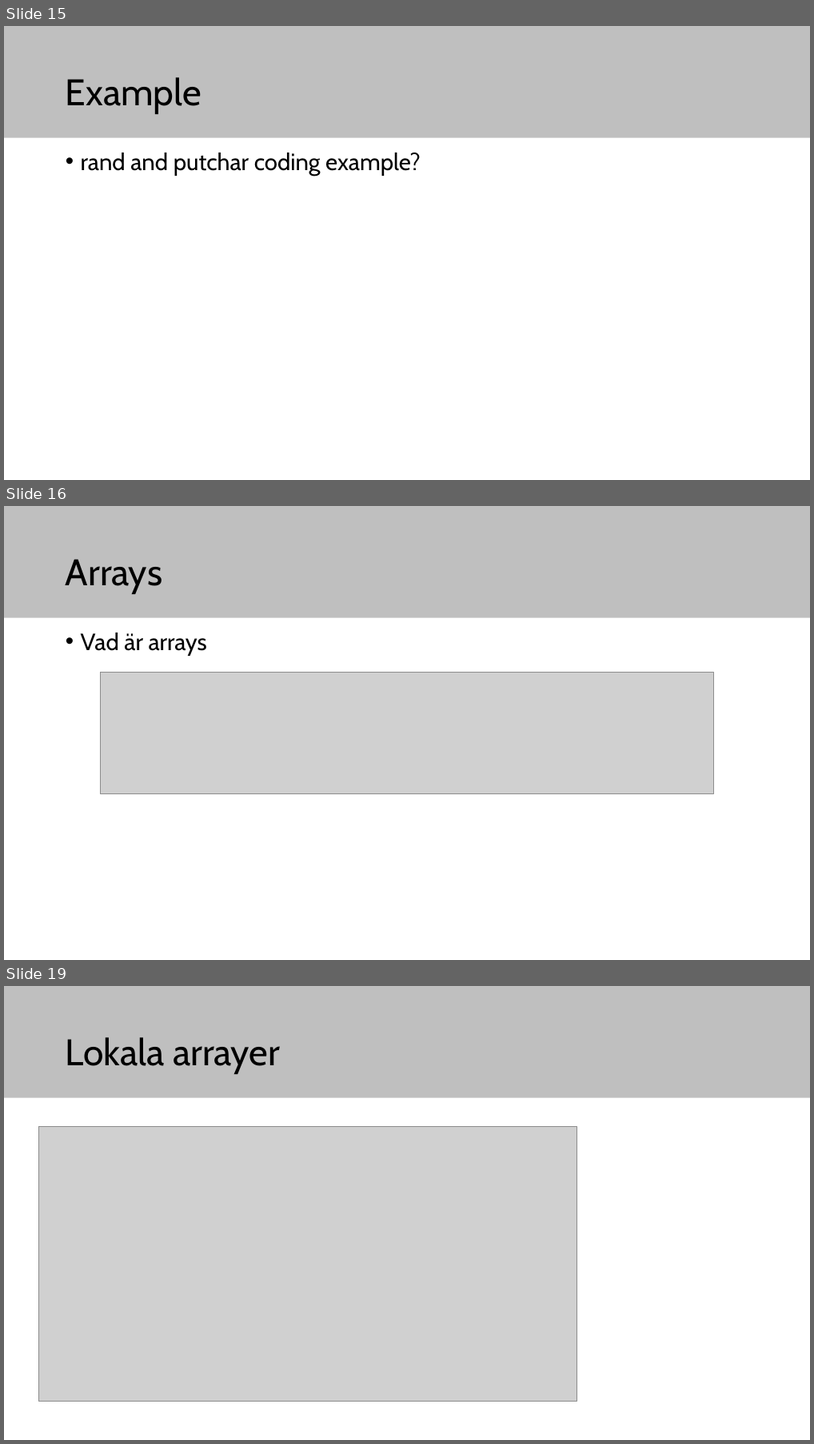
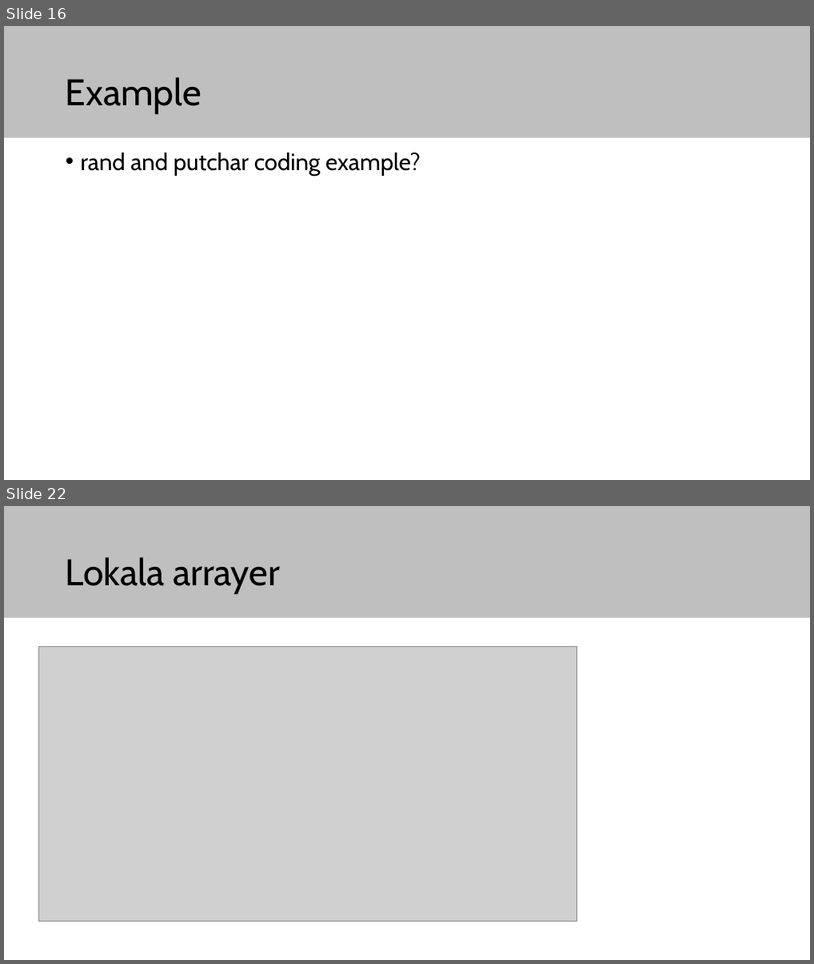
Before and after one commit to elias-at-chalmers/mop-lecture_notes-mirror, a slide deck: slides/lecture03-assembly2.pptx. Shown one above the other, each under a label of ours: slides 15, 16 and 19 before the commit, slides 16 and 22 after it; the slides between them are not shown. The pictures are 814x1444 and 814x964 pixels, drawn with LibreOffice and Linux fonts; fonts in the diff are those of the drawing; grey boxes stand for pictures. Boxes give left, top, right and bottom in pixels: in the first picture for what was removed or moved away, otherwise in the second. Text is boxed around its words. In the diff, an @@ line names an element or a change of style, - is before the commit and + after.

```diff
--- a/slides/lecture03-assembly2.pptx
+++ b/slides/lecture03-assembly2.pptx
@@ slide 16 removed at (4,506,810,960), background #FFFFFF; not listed: 1 template element that a slide beside it also shows @@
@@ title removed at (66,559,162,594) @@
-Arrays
@@ text removed at (81,632,207,656) @@
-• Vad är arrays
@@ picture removed at (101,672,714,793) @@
@@ what was slide 15 is now slide 16 @@
@@ what was slide 19 is now slide 22 @@
```
Also in this commit, not shown: 4 slides changed, 7 slides added, 3 other slides removed.
